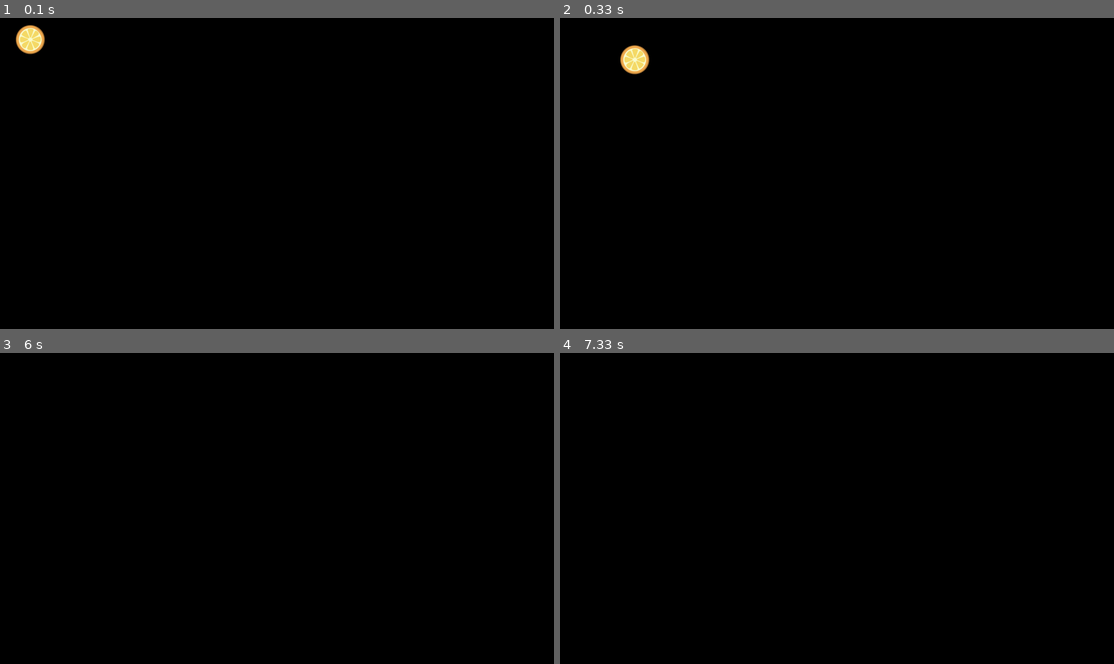
Above: before the commit, frames 1-4 (two rows, left to right).
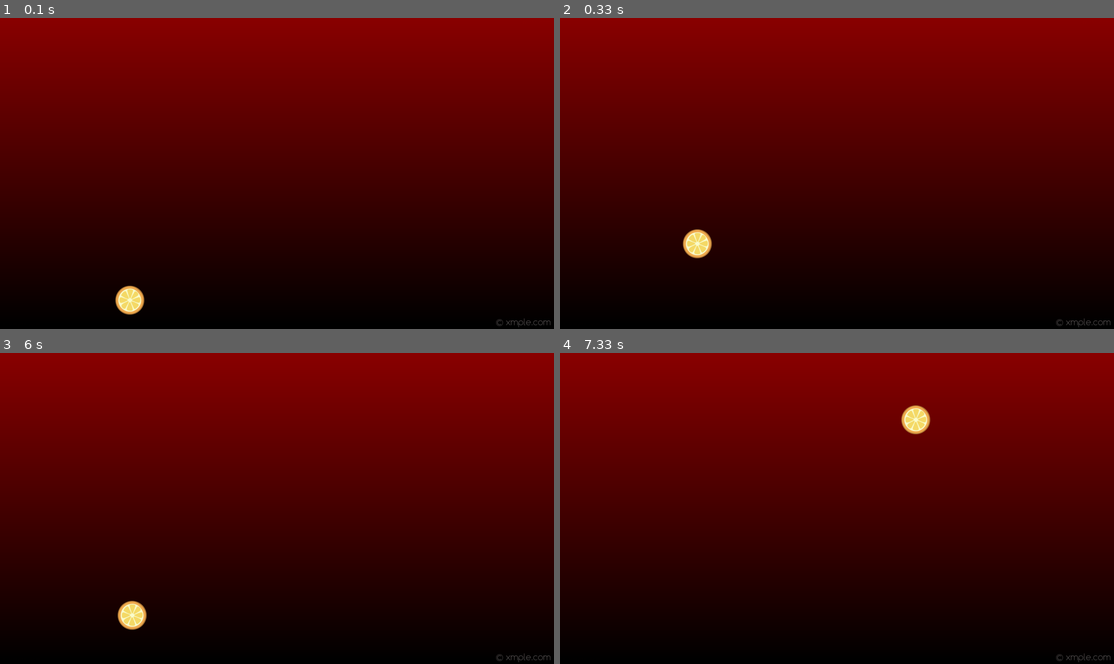
Above: after the commit, the same moments.

Repository: sd18spring/InteractiveProgramming
Game: pygame game, started from m1.py
Same seed, same stepped clock (60 frames per second), same inputs: the game is played once before the commit and once after it.
Inputs:
- Up to frame 1 (0.1 s): no input
- Up to frame 2 (0.33 s): no input
- Up to frame 3 (6 s): no input
- Up to frame 4 (7.33 s): no input

The runs differ from the first frame. In frame 1, 81% of the frame differs, in the area x 0-100%, y 0-100%; in frame 2, 81%; in frame 3, 81%; in frame 4, 81%.

Commit message:
game updates

Diff:
--- a/Hand_Detection/HandDetection.py
+++ b/Hand_Detection/HandDetection.py
@@ -7,9 +7,7 @@
 #Open Camera object
 cap = cv2.VideoCapture(0)
 
-#Decrease frame size
-cap.set(cv2.cv.CV_CAP_PROP_FRAME_WIDTH, 1000)
-cap.set(cv2.cv.CV_CAP_PROP_FRAME_HEIGHT, 600)
+
 
 def nothing(x):
     pass
--- a/control.py
+++ b/control.py
@@ -1,23 +1,84 @@
-import numpy as np
 import cv2
+import sys
 
-cap = cv2.VideoCapture(0)
+if __name__ == '__main__' :
 
-while(True):
-    # Capture frame-by-frame
-    ret, frame = cap.read()
+    # Set up tracker.
+    # Instead of MIL, you can also use
 
-    # Our operations on the frame come here
-    gray = cv2.cvtColor(frame, cv2.COLOR_BGR2GRAY)
-    #detector = cv2.SimpleBlobDetector()
-    #keypoints = detector.detect(gray)
-    #im_with_keypoints = cv2.drawKeypoints(frame, keypoints, np.array([]), (0,0,255), cv2.DRAW_MATCHES_FLAGS_DRAW_RICH_KEYPOINTS)
-    cv2.imshow("Keypoints", frame)
+    tracker_types = ['BOOSTING', 'MIL','KCF', 'TLD', 'MEDIANFLOW', 'GOTURN']
+    tracker_type = tracker_types[2]
 
+    if tracker_type == 'BOOSTING':
+        tracker = cv2.TrackerBoosting_create()
+    if tracker_type == 'MIL':
+        tracker = cv2.TrackerMIL_create()
+    if tracker_type == 'KCF':
+        tracker = cv2.TrackerKCF_create()
+    if tracker_type == 'TLD':
+        tracker = cv2.TrackerTLD_create()
+    if tracker_type == 'MEDIANFLOW':
+        tracker = cv2.TrackerMedianFlow_create()
+    if tracker_type == 'GOTURN':
+        tracker = cv2.TrackerGOTURN_create()
 
-    if cv2.waitKey(1) & 0xFF == ord('q'):
-        break
+    # Read video
+    video = cv2.VideoCapture(0)
 
-# When everything done, release the capture
-cap.release()
-cv2.destroyAllWindows()
+    # Exit if video not opened.
+    if not video.isOpened():
+        print "Could not open video"
+        sys.exit()
+
+    # Read first frame.
+    ok, frame = video.read()
+    if not ok:
+        print 'Cannot read video file'
+        sys.exit()
+
+    # Define an initial bounding box
+    bbox = (287, 23, 86, 320)
+
+    # Uncomment the line below to select a different bounding box
+    bbox = cv2.selectROI(frame, False)
+
+    # Initialize tracker with first frame and bounding box
+    ok = tracker.init(frame, bbox)
+
+    while True:
+        # Read a new frame
+        ok, frame = video.read()
+        if not ok:
+            break
+
+        # Start timer
+        timer = cv2.getTickCount()
+
+        # Update tracker
+        ok, bbox = tracker.update(frame)
+
+        # Calculate Frames per second (FPS)
+        fps = cv2.getTickFrequency() / (cv2.getTickCount() - timer);
+
+        # Draw bounding box
+        if ok:
+            # Tracking success
+            p1 = (int(bbox[0]), int(bbox[1]))
+            p2 = (int(bbox[0] + bbox[2]), int(bbox[1] + bbox[3]))
+            cv2.rectangle(frame, p1, p2, (255,0,0), 2, 1)
+        else :
+            # Tracking failure
+            cv2.putText(frame, "Tracking failure detected", (100,80), cv2.FONT_HERSHEY_SIMPLEX, 0.75,(0,0,255),2)
+
+        # Display tracker type on frame
+        cv2.putText(frame, tracker_type + " Tracker", (100,20), cv2.FONT_HERSHEY_SIMPLEX, 0.75, (50,170,50),2);
+
+        # Display FPS on frame
+        cv2.putText(frame, "FPS : " + str(int(fps)), (100,50), cv2.FONT_HERSHEY_SIMPLEX, 0.75, (50,170,50), 2);
+
+        # Display result
+        cv2.imshow("Tracking", frame)
+
+        # Exit if ESC pressed
+        k = cv2.waitKey(1) & 0xff
+        if k == 27 : break
--- a/game.py
+++ b/game.py
@@ -1,135 +1,134 @@
+#!/usr/bin/env python
+#
+# Sling
+# A game about the controlled destruction of fruits.
+#
+# Amy Phung // Sid Garimella
+# Software Design 2017-2018, Olin College
+
+VERSION = "0.1"
+ASSET_DIRECTORY = "assets"
+RESOLUTION_X = 1000
+RESOLUTION_Y = 800
+
+ORANGE = (244, 167, 66)
+GREEN = (70, 170, 73)
+RED = (168, 11, 69)
+YELLOW = (249, 242, 17)
+
+BACK = (56, 30, 0)
+
+G = 0.01
+colors = [ORANGE,GREEN,RED,YELLOW]
+nowFruits = []
+sizeMN = 30
+sizeMX = 60
+
+""" Loads all modules/dependencies.
 """
 
-"""
-#TODO: add different fruits, add gravity, add mouse controller, add collision detection
+try:
+    import sys
+    import random
+    import math
+    import numpy as np
+    import os
+    import pygame
+    from pygame.locals import *
+except ImportError:
+    print("Some dependencies are missing. Aborting...")
+    sys.exit(2)
 
 
-import pygame
-from pygame.locals import *
-import time
+""" Game objects
+"""
 
-class PyGameWindowView(object):
-    """ A view of fruit ninja rendered in a Pygame window """
-    def __init__(self, model, size):
-        """ Initialize the view with a reference to the model and the
-            specified game screen dimensions (represented as a tuple
-            containing the width and height """
-        self.model = model
-        self.screen = pygame.display.set_mode(size)
+class Fruit(pygame.sprite.Sprite):
+    """A periodically generated on-screen target.
+    Returns: fruit object
+    """
 
-    def draw(self):
-        """ Draw the current game state to the screen """
-        self.screen.fill(pygame.Color(0,0,0))
-        for fruit in self.model.fruits:
-            pygame.draw.rect(self.screen,
-                             pygame.Color(255, 255, 255),
-                             pygame.Rect(fruit.x,
-                                         fruit.y,
-                                         fruit.width,
-                                         fruit.height))
-        pygame.draw.rect(self.screen,
-                         pygame.Color(255, 0, 0),
-                         pygame.Rect(self.model.blade.x,
-                                     self.model.blade.y,
-                                     self.model.blade.width,
-                                     self.model.blade.height))
+    def __init__(self, radius, color, vector):
+        self.radius = radius
+        self.color = color
+        self.visible = 1
+        self.vx = 0
+        self.vy = 0
+        self.x,self.y = vector
+        self.drag = 0
 
-        pygame.display.update()
+    def move(self):
+        self.x += self.vx
+        self.y += self.vy
 
 
+pygame.init()
+display_a = pygame.display.set_mode((RESOLUTION_X, RESOLUTION_Y))
+pygame.display.set_caption("Sling")
+display_a.fill(BACK)
 
-class FruitNinjaModel(object):
-    """ Encodes a model of the game state """
-    def __init__(self):
-        self.fruits = []
-        self.fruits.append(Fruit(20, 20, 10, 10))
-        self.blade = Blade(20, 100, 200, 30)
+mainWindow = pygame.Rect(15,15,RESOLUTION_X - 30, RESOLUTION_Y - 30)
+origin = pygame.Rect(RESOLUTION_X/2 - 100, RESOLUTION_Y - 30, 190, 30)
 
-    def __str__(self):
-        output_lines = []
-        # convert each brick to a string for outputting
-        for fruit in self.fruits:
-            output_lines.append(str(fruit))
-        # print one fruit per line
-        return "\n".join(output_lines)
+def generateNewBall() :
+    radius = random.randint(sizeMN, sizeMX)
+    center = ( origin.centerx, origin.centery)
+    newBall = Fruit(radius, colors[random.randint(1,4) - 1], center)
+    newBall.vy = -1*random.randint(4, 6)/3
+    newBall.vx = random.randint(-2, 2)/5
+    nowFruits.append(newBall)
+
+def genWaveBalls():
+    if len(nowFruits) == 0:
+        for i in range(3):
+            generateNewBall()
+        for fruit in nowFruits:
+            fruit.move()
+            fruit.vy = fruit.vy + fruit.drag
+            fruit.drag = fruit.drag + G*0.002
+            if fruit.y < RESOLUTION_Y:
+                pygame.draw.circle(display_a, fruit.color, (int(fruit.x), int(fruit.y)), fruit.radius, 0)
+    else:
+        for fruit in nowFruits:
+            fruit.move()
+            fruit.vy = fruit.vy + fruit.drag
+            fruit.drag = fruit.drag + G*0.002
+            if fruit.y < RESOLUTION_Y:
+                pygame.draw.circle(display_a, fruit.color, (int(fruit.x), int(fruit.y)), fruit.radius, 0)
+            elif fruit.y > 15000:
+                nowFruits.clear()
+
+def isOnFruit(vector):
+    x,y = vector
+    for fruit in nowFruits:
+        if math.pow(x-fruit.x,2) + math.pow(y-fruit.y,2) < math.pow(fruit.radius,2):
+            return fruit
+    return False
+
+""" Main loop
+"""
 
 
+pygame.mouse.set_cursor(*pygame.cursors.diamond)
 
-    def update(self):
-        """ Update the game state (currently only tracking the blade) """
-        self.blade.update()
+while True:
+    display_a.fill((255,255,255))
+    pygame.draw.rect(display_a, BACK, mainWindow)
+    genWaveBalls()
+
+    event = pygame.event.poll()
+
+    if event.type == pygame.MOUSEMOTION:
+        currx, curry = event.pos
+        if isOnFruit((currx,curry)) is not False:
+            nowFruits.remove(isOnFruit((currx,curry)))
+
+    if event.type == pygame.MOUSEBUTTONDOWN:
+        x1, y1 = event.pos
 
 
+    if event.type == pygame.MOUSEBUTTONUP:
+        x2, y2 = event.pos
 
 
-
-
-
-
-
-class Fruit(object):
-    """ Encodes the state of a fruit in the game """
-    def __init__(self,height,width,x,y):
-        self.height = height
-        self.width = width
-        self.x = x
-        self.y = y
-
-    def __str__(self):
-        return "Fruit height=%f, width=%f, x=%f, y=%f" % (self.height,
-                                                          self.width,
-                                                          self.x,
-                                                          self.y)
-
-
-class Blade(object):
-    """ Encodes the state of the Blade in the game """
-    def __init__(self, height, width, x, y):
-        """ Initialize a paddle with the specified height, width,
-            and position (x,y) """
-        self.height = height
-        self.width = width
-        self.x = x
-        self.y = y
-        self.vx = 0.0
-
-    def update(self):
-        """ update the state of the paddle """
-        self.x += self.vx
-
-    def __str__(self):
-        return "Blade height=%f, width=%f, x=%f, y=%f" % (self.height,
-                                                           self.width,
-                                                           self.x,
-                                                           self.y)
-class PyGameMouseController(object):
-    """ A controller that uses the mouse to move the paddle """
-    def __init__(self,model):
-        self.model = model
-
-    def handle_event(self,event):
-        """ Handle the mouse event so the paddle tracks the mouse position """
-        if event.type == MOUSEMOTION:
-            self.model.blade.x = event.pos[0] - self.model.blade.width/2.0
-            self.model.blade.x = event.pos[0] - self.model.blade.height/2.0
-
-if __name__ == '__main__':
-    pygame.init()
-
-    size = (640, 480)
-
-    model = FruitNinjaModel(size)
-    print(model)
-    view = PyGameWindowView(model, size)
-    controller = PyGameMouseController(model)
-
-    running = True
-    while running:
-        for event in pygame.event.get():
-            if event.type == QUIT:
-                running = False
-        model.update()
-        view.draw()
-        time.sleep(.001)
-
-    pygame.quit()
+    pygame.display.update()
--- a/m1.py
+++ b/m1.py
@@ -10,7 +10,7 @@
 ASSET_DIRECTORY = "assets"
 RESOLUTION_X = 1920
 RESOLUTION_Y = 1080
-
+G = -0.018
 
 """ Loads all modules/dependencies.
 """
@@ -19,6 +19,7 @@
     import sys
     import random
     import math
+    import numpy as np
     import os
     import pygame
     from pygame.locals import *
@@ -59,6 +60,8 @@
         self.image, self.rect = load_png(ASSET_DIRECTORY + '/' + str(type) + '.png')
         screen = pygame.display.get_surface()
         self.area = screen.get_rect()
+        self.rect.x = 400;
+        self.rect.y = 1000;
         self.vector = vector
 
     def update(self):
@@ -67,9 +70,11 @@
 
     def calcnewpos(self,rect,vector):
         # Work out low gravity toss physics
+        self.vector = (vector[0]-G,vector[1])
         (angle,z) = vector
+        print(angle*180/np.pi)
         # polar 2 cartesian
-        (dx,dy) = (z*math.cos(angle),z*math.sin(angle))
+        (dx,dy) = (z*math.cos(angle%(2*np.pi)), z*math.sin((angle-G)%(2*np.pi)))
         return rect.move(dx,dy)
 
 
@@ -85,16 +90,15 @@
     # Fill background
     background = pygame.image.load('data/back1.png')
     background = background.convert()
-    background.fill((0, 0, 0))
 
     # Initialise players
     global player1
 
 
     # Initialise ball
-    speed = 13
+    speed = 15
     rand = ((0.1 * (random.randint(5,8))))
-    ball = Fruit('orange',(0.47,speed))
+    ball = Fruit('orange',(-1.62,speed))
 
     # Initialise sprites
     #playersprites = pygame.sprite.RenderPlain((player1))
@@ -117,14 +121,11 @@
 
         ballsprite.update()
 
-        if ball.rect.collidepoint(pygame.mouse.get_pos()):
-        	all_sprites_list.remove(ballsprite)
-
-
-        #playersprites.update()
-        ballsprite.draw(screen)
-        #playersprites.draw(screen)
-        pygame.display.flip()
+        if not 	(ball.rect.collidepoint(pygame.mouse.get_pos())):
+	        #playersprites.update()
+	        ballsprite.draw(screen)
+	        #playersprites.draw(screen)
+	        pygame.display.flip()
 
 
 if __name__ == '__main__': main()
